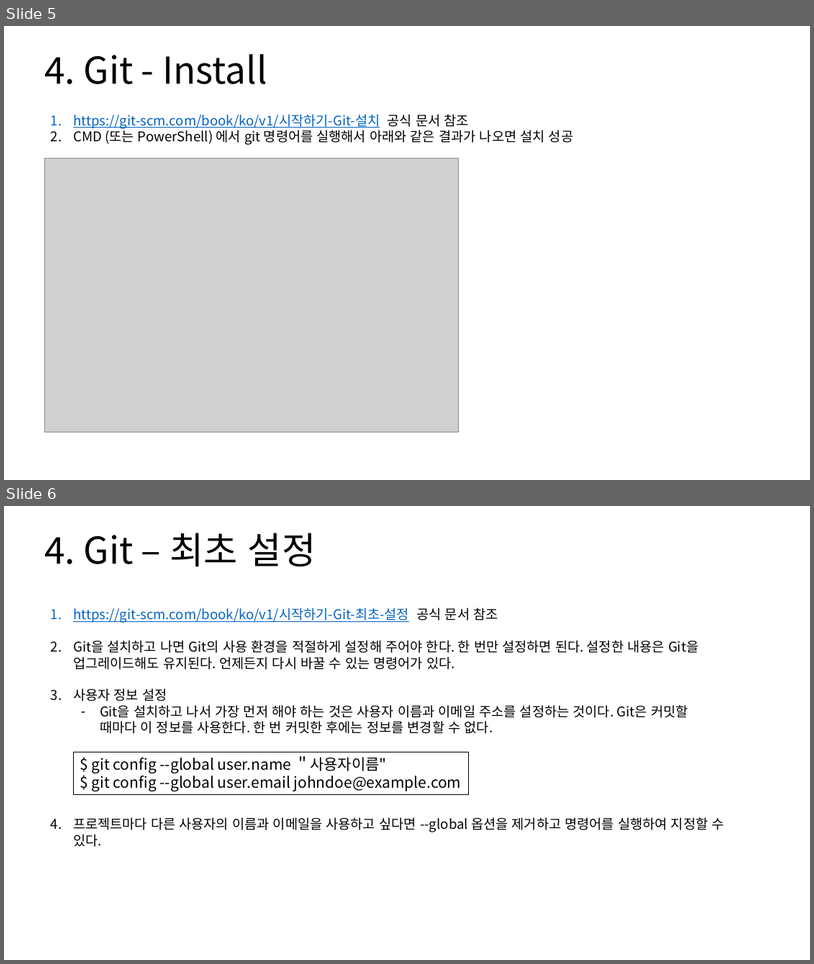
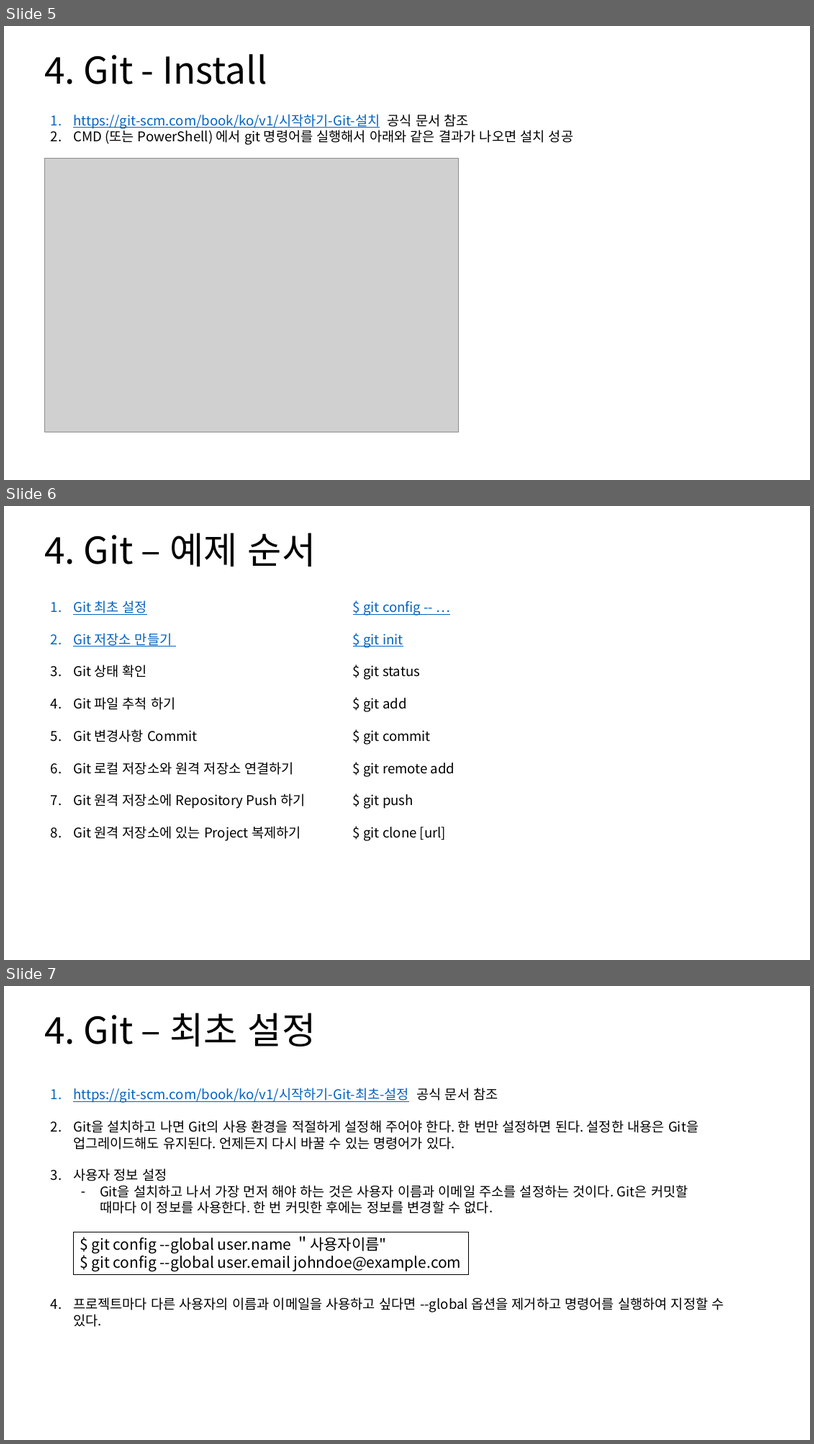
Before and after one commit to SungIn-Shin/git_powerpoint, a slide deck: git_from_the_hell.pptx. Shown one above the other, each under a label of ours: slides 5 and 6 before the commit, slides 5, 6 and 7 after it. The pictures are 814x964 and 814x1444 pixels, drawn with LibreOffice and Linux fonts; fonts in the diff are those of the drawing; grey boxes stand for pictures. Boxes give left, top, right and bottom in pixels: in the first picture for what was removed or moved away, otherwise in the second. Text is boxed around its words. In the diff, an @@ line names an element or a change of style, - is before the commit and + after.

```diff
--- a/git_from_the_hell.pptx
+++ b/git_from_the_hell.pptx
@@ slide 6 added at bbox=[4, 506, 810, 960], background #FFFFFF @@
@@ title added at bbox=[44, 533, 316, 566], 44 pt, text #000000 @@
+4. Git – 예제 순서
@@ text added at bbox=[73, 600, 455, 841], 16 pt, text #000000 @@
+1. Git 최초 설정 $ git config -- …
+2. Git 저장소 만들기 $ git init
+3. Git 상태 확인 $ git status
+4. Git 파일 추척 하기 $ git add
+5. Git 변경사항 Commit $ git commit
+6. Git 로컬 저장소와 원격 저장소 연결하기 $ git remote add
+7. Git 원격 저장소에 Repository Push 하기 $ git push
+8. Git 원격 저장소에 있는 Project 복제하기 $ git clone [url]
@@ what was slide 6 is now slide 7 @@
```
Also in this commit, not shown: 1 slide changed, 26 other slides added.
